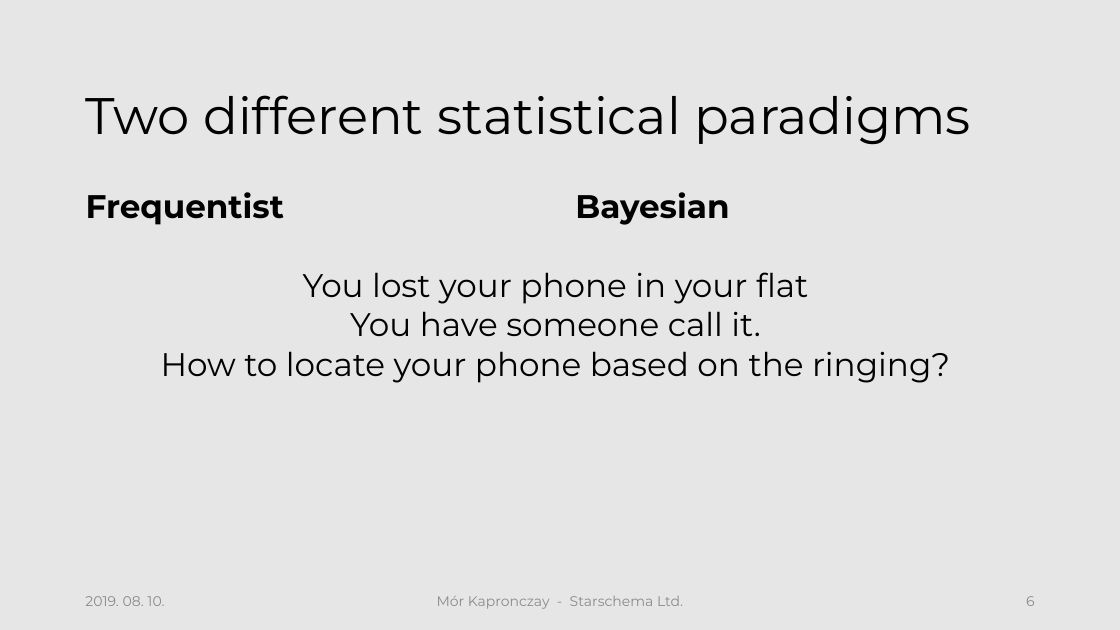
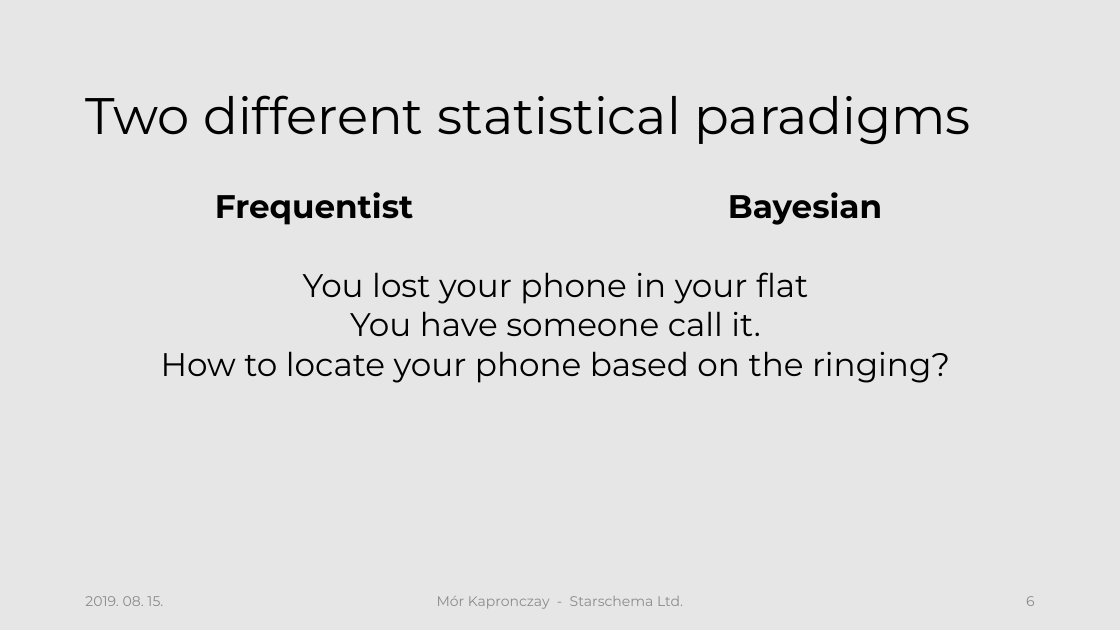
Before and after one commit to morkapronczay/cec2019, a slide deck: slide 6 of presentations/CEC2019-KM-Sess1.pptx. Drawn at 1120x630 pixels with LibreOffice and Linux fonts; fonts in the diff are those of the drawing; background and template pictures are left out. Boxes give left, top, right and bottom in pixels: in the first picture for what was removed or moved away, otherwise in the second. Text is boxed around its words. In the diff, an @@ line names an element or a change of style, - is before the commit and + after.

```diff
--- a/presentations/CEC2019-KM-Sess1.pptx
+++ b/presentations/CEC2019-KM-Sess1.pptx
@@ text "Frequentist" at (215,192,413,225): alignment left to centre @@
@@ text "Bayesian" at (728,192,882,225): alignment left to centre @@
@@ text at (85,596,163,606): text changed @@
-2019. 08. 10.
+2019. 08. 15.
```
Also in this commit, not shown: 16 other slides changed, 2 slides added, 14 other files.
